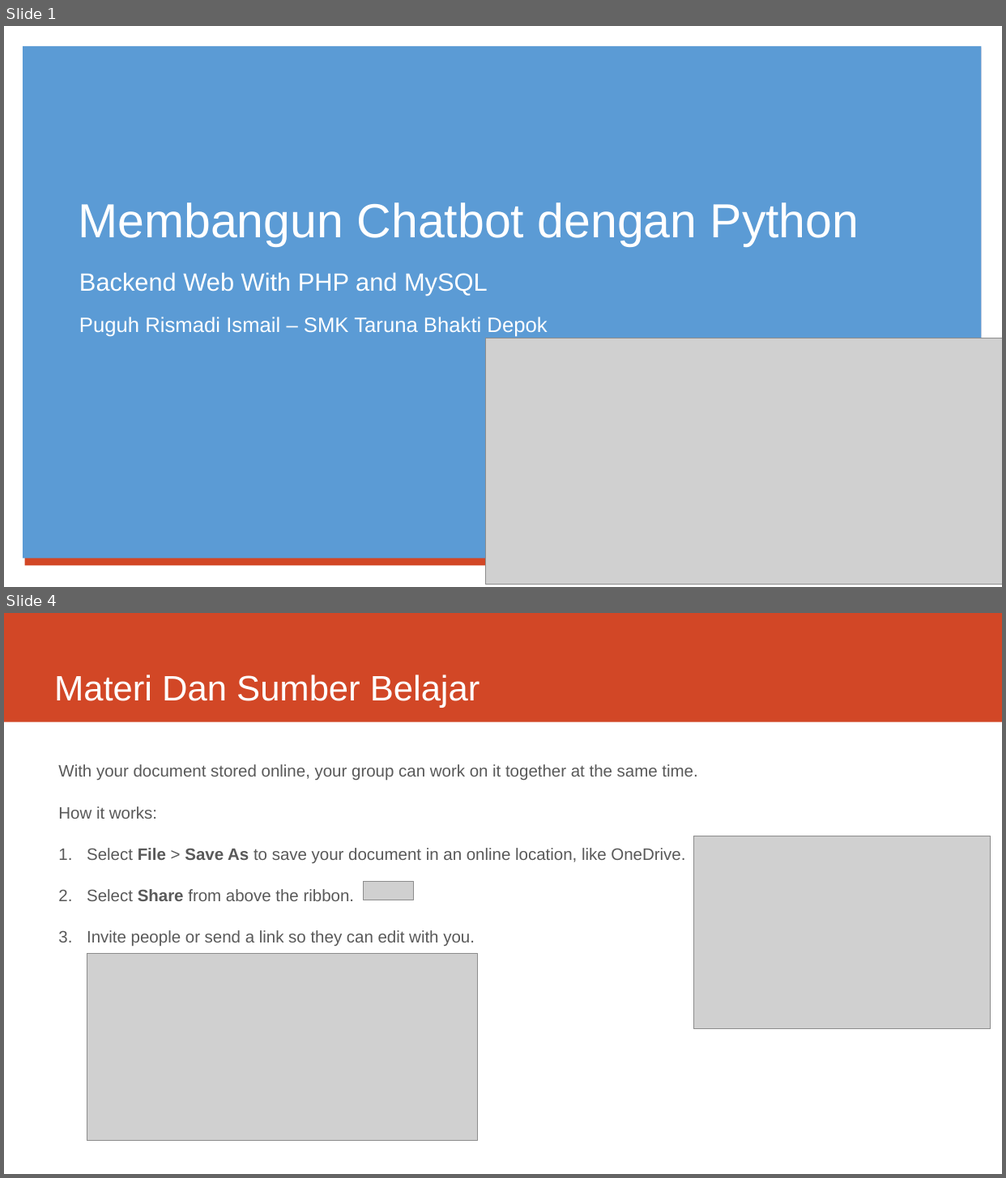
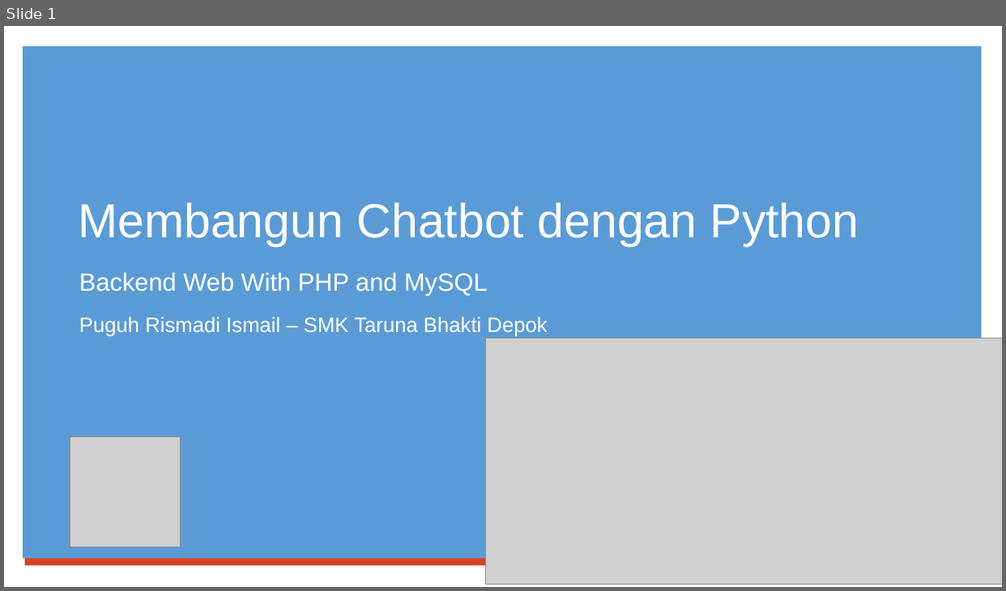
Before and after one commit to x-tb/chatbotmanager, a slide deck: Presentasi Materi Project Chatbot Manager Python PHP.pptx. Shown one above the other, each under a label of ours: slides 1 and 4 before the commit, slide 1 after it; the slides between them are not shown. The pictures are 1006x1178 and 1006x591 pixels, drawn with LibreOffice and Linux fonts; fonts in the diff are those of the drawing; grey boxes stand for pictures. Boxes give left, top, right and bottom in pixels: in the first picture for what was removed or moved away, otherwise in the second. Text is boxed around its words. In the diff, an @@ line names an element or a change of style, - is before the commit and + after.

```diff
--- a/Presentasi Materi Project Chatbot Manager Python PHP.pptx
+++ b/Presentasi Materi Project Chatbot Manager Python PHP.pptx
@@ slide 4 removed at bbox=[4, 613, 1002, 1174], background #FFFFFF @@
@@ rectangle removed at bbox=[4, 613, 1002, 722] @@
@@ title removed at bbox=[54, 675, 480, 708] @@
-Materi Dan Sumber Belajar
@@ text removed at bbox=[58, 764, 697, 947] @@
-With your document stored online, your group can work on it together at the same time.
-How it works:
-1. Select File > Save As to save your document in an online location, like OneDrive.
-2. Select Share from above the ribbon.
-3. Invite people or send a link so they can edit with you.
@@ picture removed at bbox=[693, 836, 990, 1029] @@
@@ picture removed at bbox=[364, 881, 414, 900] @@
@@ picture removed at bbox=[87, 954, 478, 1141] @@
@@ slide 1 changed as well @@
@@ picture added at bbox=[70, 437, 181, 547] @@
```
Also in this commit, not shown: 3 other slides changed, 3 slides added, 2 other slides removed.
